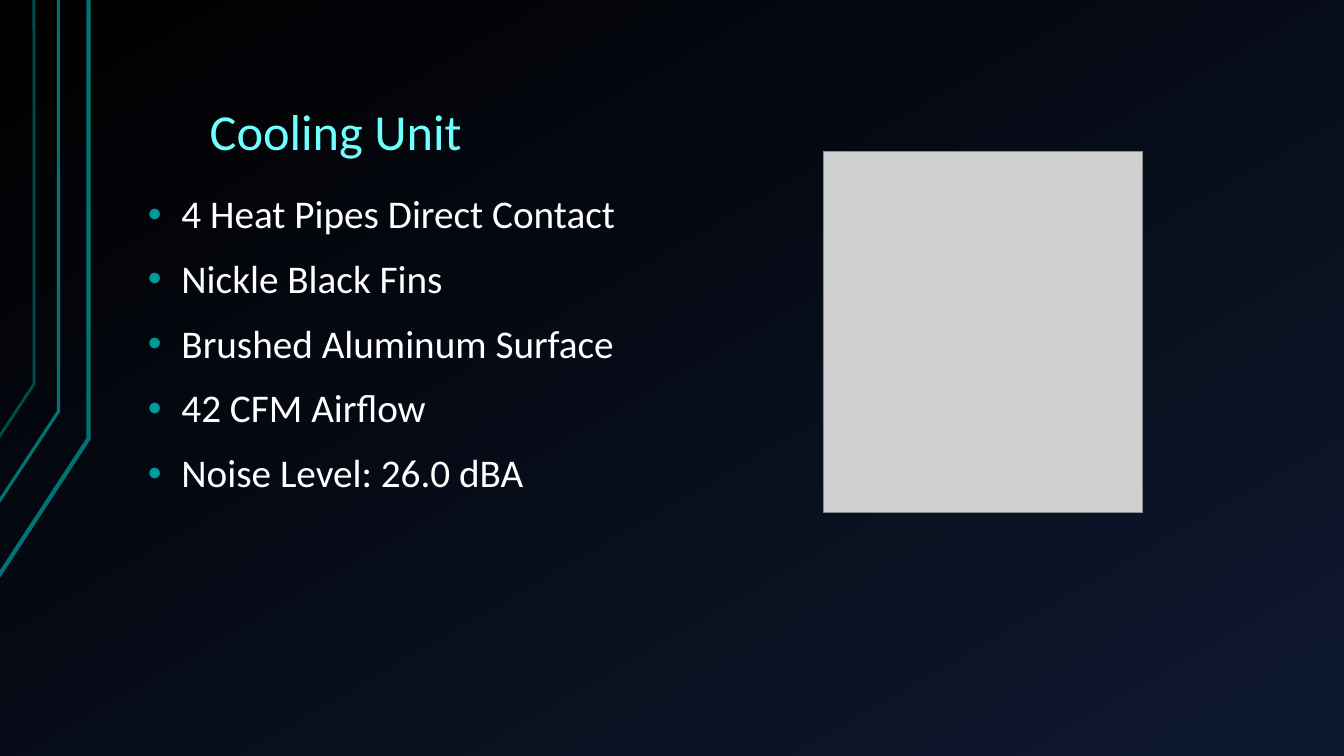
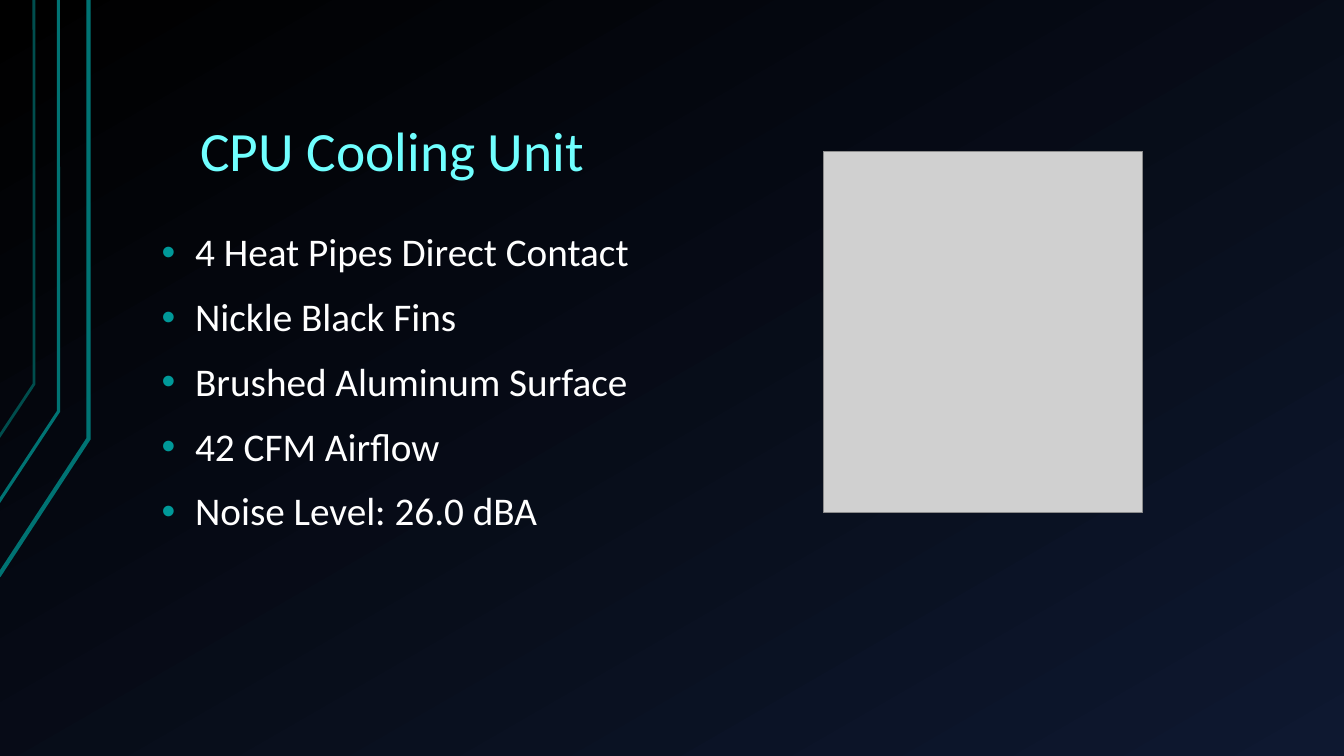
Before and after one commit to Ploppa-Smurph/ctec112_IT_HardwareSupport, a slide deck: slide 8 of buildPC.pptx. Drawn at 1344x756 pixels with LibreOffice and Linux fonts; fonts in the diff are those of the drawing; grey boxes stand for pictures. Boxes give left, top, right and bottom in pixels: in the first picture for what was removed or moved away, otherwise in the second. Text is boxed around its words. In the diff, an @@ line names an element or a change of style, - is before the commit and + after.

```diff
--- a/buildPC.pptx
+++ b/buildPC.pptx
@@ title at box(200, 132, 584, 181): text changed; size 36 to 39.6 pt @@
-Cooling Unit
+CPU Cooling Unit
@@ text "4 Heat Pipes Direct Contact": place and size @@
-text "4 Heat Pipes Direct Contact" at box(181, 201, 615, 488)
+text "4 Heat Pipes Direct Contact" at box(195, 239, 629, 526)
```
Also in this commit, not shown: 4 other slides changed.
